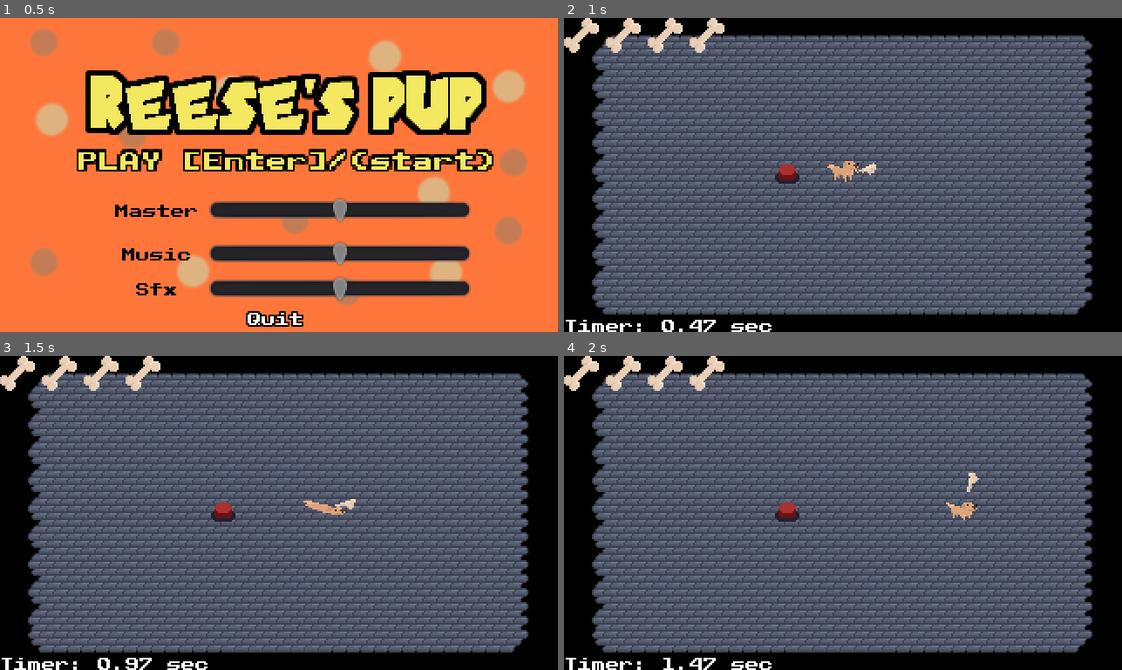
Above: before the commit, frames 1-4 (two rows, left to right).
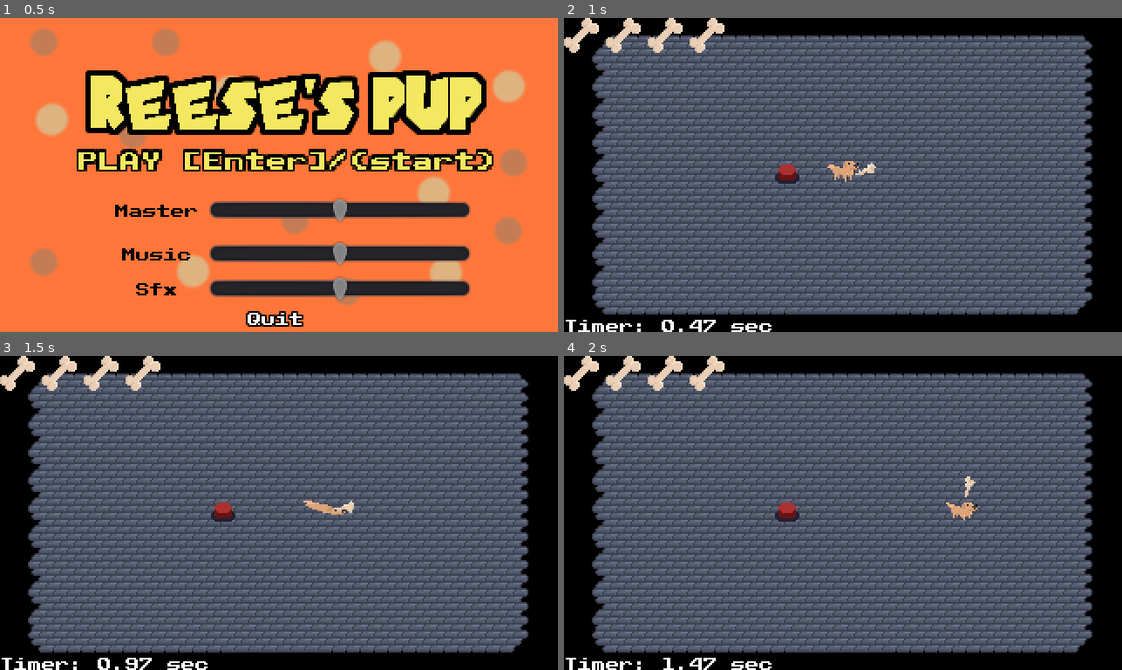
Above: after the commit, the same moments.

Repository: 3k2ng/dog-puff-pensive
Game: Godot game, scene res://scenes/title_screen.tscn
Same seed, same stepped clock (60 frames per second), same inputs: the game is played once before the commit and once after it.
Inputs (mouse positions are in pixels of both pictures, inside the frame that each line leads up to):
- Up to frame 1 (0.5 s): no input
- Up to frame 2 (1 s): click "PLAY [Enter]/(start)" at 0.5 s
- Up to frame 3 (1.5 s): tap Enter (ui_accept) at 1.25 s; move the mouse to (401, 497) at 1.27 s; hold D (move_right) from 1.28 s (still down); right-click (401, 497) at 1.35 s
- Up to frame 4 (2 s): keep holding D (move_right); tap Enter (ui_accept) at 1.52 s

Frame 1 is identical in both runs. In frame 2, less than 0.1% of the frame differs, in the area x 52-56%, y 46-50%; in frame 3, less than 0.1%, in the area x 60-64%, y 45-50%; in frame 4, less than 0.1%.

Commit message:
fix attack hitbox

Diff:
--- a/objects/player.tscn
+++ b/objects/player.tscn
@@ -1140,7 +1140,6 @@
 anims/run_up = SubResource( 47 )
 
 [node name="MeleeBox" type="Area2D" parent="."]
-position = Vector2( 0, -3 )
 collision_layer = 3
 collision_mask = 3
 script = ExtResource( 4 )
@@ -1153,7 +1152,7 @@
 frames = SubResource( 55 )
 
 [node name="Shape2" type="CollisionPolygon2D" parent="MeleeBox"]
-polygon = PoolVector2Array( 0, 19, 16, 19, 24, 3, 16, -13, 0, -13, 8, 3 )
+polygon = PoolVector2Array( 0, 16, 16, 16, 22, 0, 16, -16, 0, -16, 8, 0 )
 disabled = true
 
 [node name="MeleePlayer" type="AnimationPlayer" parent="MeleeBox"]
